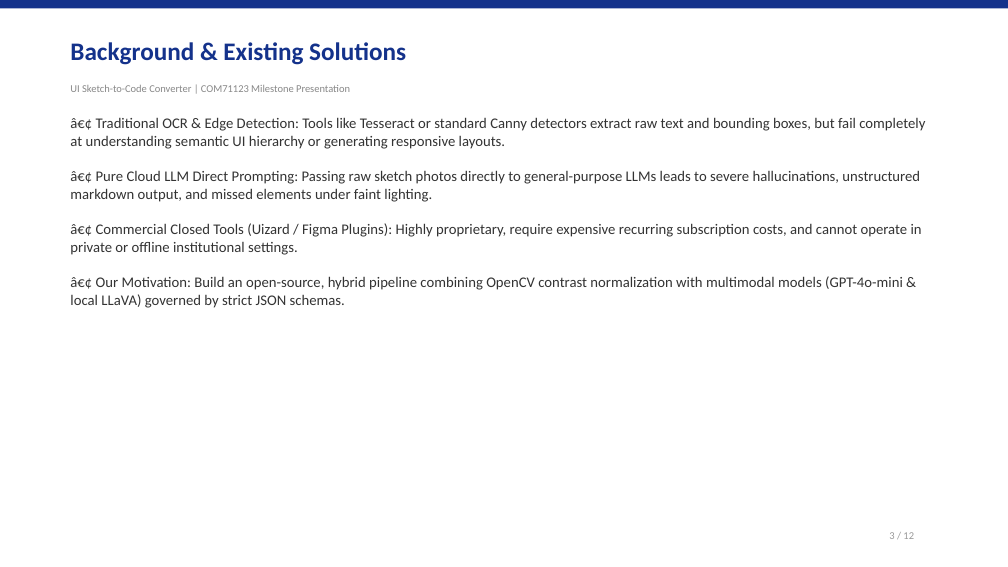
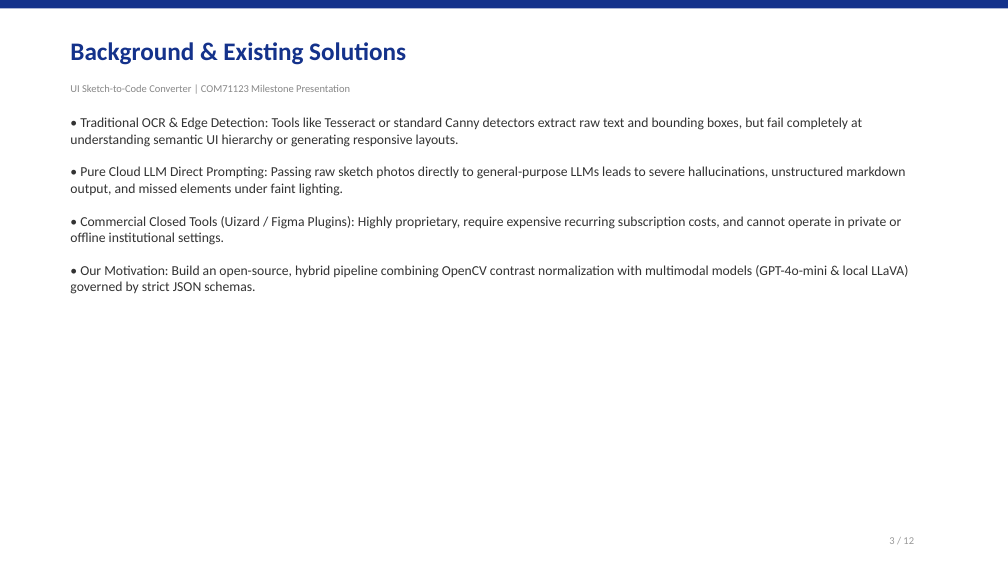
Before and after one commit to arun160420/ui-sketch-to-code, a slide deck: slide 3 of UI_Sketch_to_Code_Presentation.pptx. Drawn at 1008x567 pixels with LibreOffice and Linux fonts; fonts in the diff are those of the drawing. Boxes give left, top, right and bottom in pixels: in the first picture for what was removed or moved away, otherwise in the second. Text is boxed around its words. In the diff, an @@ line names an element or a change of style, - is before the commit and + after.

```diff
--- a/UI_Sketch_to_Code_Presentation.pptx
+++ b/UI_Sketch_to_Code_Presentation.pptx
@@ text at box(70, 117, 908, 294): text changed; size 14 to 13 pt @@
-â€¢ Traditional OCR & Edge Detection: Tools like Tesseract or standard Canny detectors extract raw text and bounding boxes, but fail completely at understanding semantic UI hierarchy or generating responsive layouts.
-â€¢ Pure Cloud LLM Direct Prompting: Passing raw sketch photos directly to general-purpose LLMs leads to severe hallucinations, unstructured markdown output, and missed elements under faint lighting.
-â€¢ Commercial Closed Tools (Uizard / Figma Plugins): Highly proprietary, require expensive recurring subscription costs, and cannot operate in private or offline institutional settings.
-â€¢ Our Motivation: Build an open-source, hybrid pipeline combining OpenCV contrast normalization with multimodal models (GPT-4o-mini & local LLaVA) governed by strict JSON schemas.
+• Traditional OCR & Edge Detection: Tools like Tesseract or standard Canny detectors extract raw text and bounding boxes, but fail completely at understanding semantic UI hierarchy or generating responsive layouts.
+• Pure Cloud LLM Direct Prompting: Passing raw sketch photos directly to general-purpose LLMs leads to severe hallucinations, unstructured markdown output, and missed elements under faint lighting.
+• Commercial Closed Tools (Uizard / Figma Plugins): Highly proprietary, require expensive recurring subscription costs, and cannot operate in private or offline institutional settings.
+• Our Motivation: Build an open-source, hybrid pipeline combining OpenCV contrast normalization with multimodal models (GPT-4o-mini & local LLaVA) governed by strict JSON schemas.
@@ text "3 / 12": place and size @@
-text "3 / 12" at box(889, 532, 914, 539)
+text "3 / 12" at box(889, 537, 914, 544)
```
Also in this commit, not shown: 10 other slides changed, 1 slide added, 1 slide removed, 1 other file.
